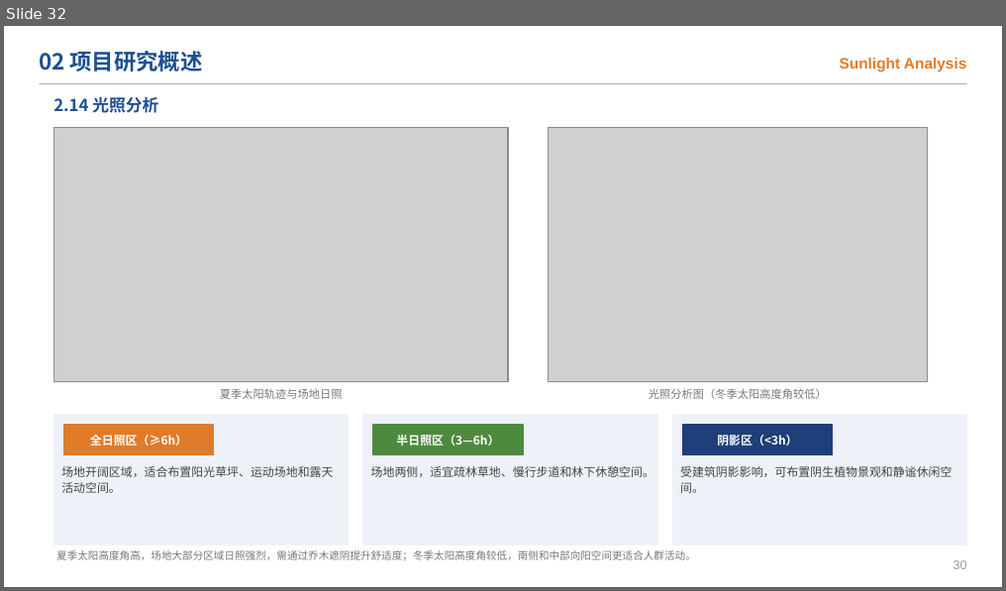
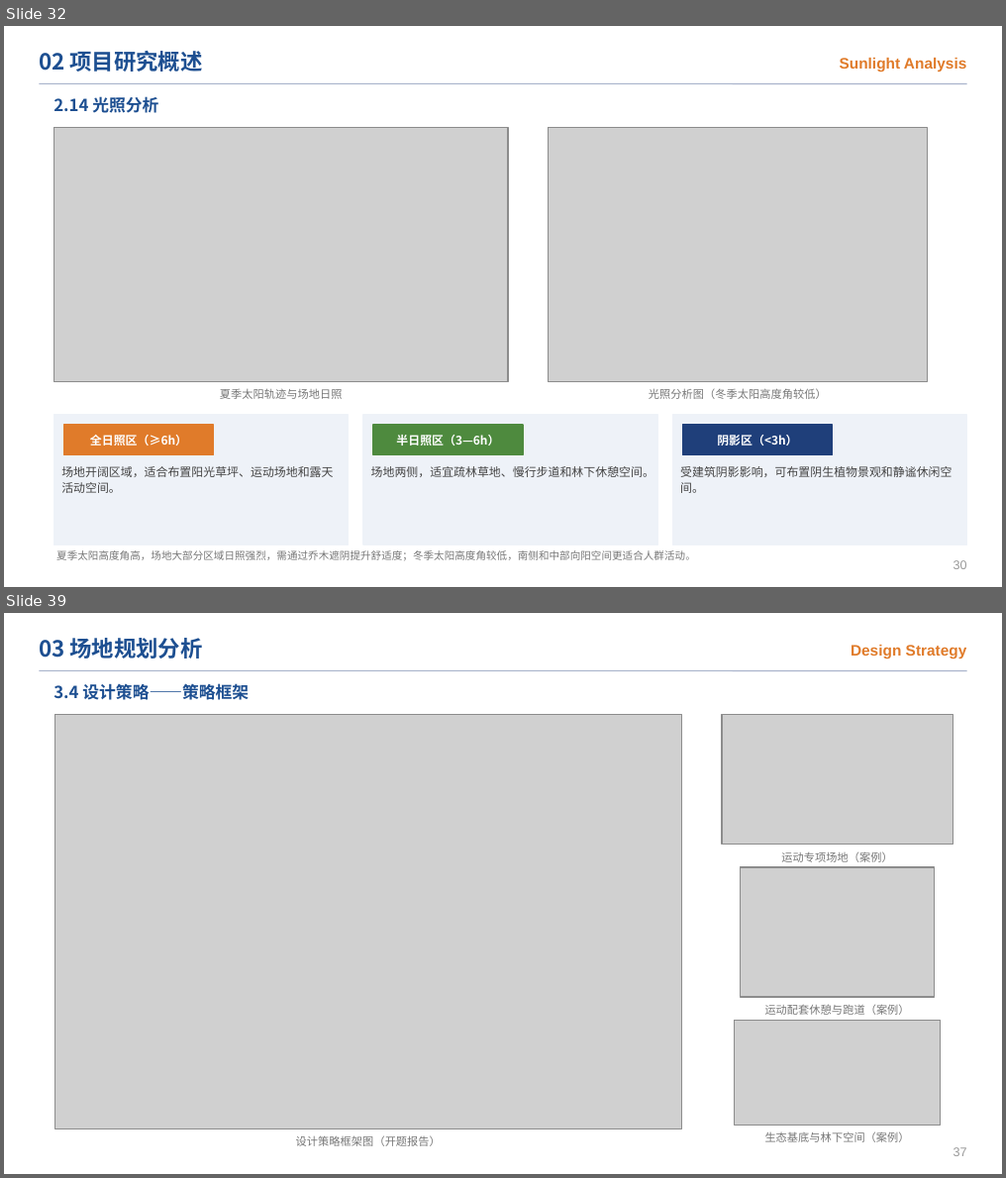
Before and after one commit to chun96309-cloud/lxfs, a slide deck: 跃动栖园_开题答辩PPT.pptx. Shown one above the other, each under a label of ours: slide 32 before the commit, slides 32 and 39 after it; the slides between them are not shown. The pictures are 1006x591 and 1006x1178 pixels, drawn with LibreOffice and Linux fonts; fonts in the diff are those of the drawing; grey boxes stand for pictures. Boxes give left, top, right and bottom in pixels: in the first picture for what was removed or moved away, otherwise in the second. Text is boxed around its words. In the diff, an @@ line names an element or a change of style, - is before the commit and + after.

```diff
--- a/跃动栖园_开题答辩PPT.pptx
+++ b/跃动栖园_开题答辩PPT.pptx
@@ slide 39 added at bbox=[4, 613, 1002, 1174], background #FFFFFF @@
@@ text added at bbox=[39, 638, 203, 659], 16 pt, text #1D4F91, bold @@
+03 场地规划分析
@@ line added from (39, 670) to (967, 670), #A9B4CC 0.75 pt @@
@@ text added at bbox=[850, 645, 967, 660], 11 pt, text #E07B2A, bold @@
+Design Strategy
@@ text added at bbox=[54, 683, 249, 700], 12 pt, text #1D4F91, bold @@
+3.4 设计策略——策略框架
@@ picture added at bbox=[54, 715, 681, 1129] @@
@@ picture added at bbox=[722, 715, 952, 845] @@
@@ picture added at bbox=[741, 867, 935, 997] @@
@@ text added at bbox=[781, 852, 892, 862], 8 pt, text #777777 @@
+运动专项场地（案例）
@@ picture added at bbox=[735, 1020, 942, 1125] @@
@@ text added at bbox=[765, 1004, 910, 1015], 8 pt, text #777777 @@
+运动配套休憩与跑道（案例）
@@ text added at bbox=[296, 1136, 441, 1147], 8 pt, text #777777 @@
+设计策略框架图（开题报告）
@@ text added at bbox=[765, 1132, 910, 1143], 8 pt, text #777777 @@
+生态基底与林下空间（案例）
@@ text added at bbox=[953, 1148, 967, 1157], 9 pt, text #999999 @@
+37
```
Also in this commit, not shown: 39 slides changed, 9 other files.
